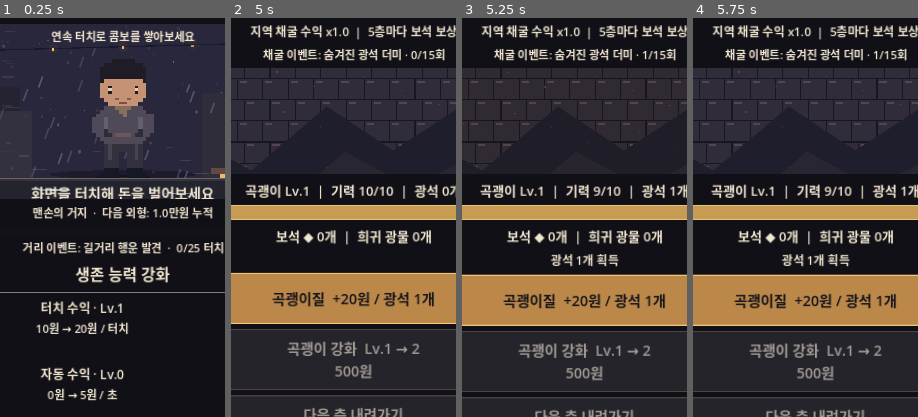
Above: before the commit, frames 1-4 (left to right).
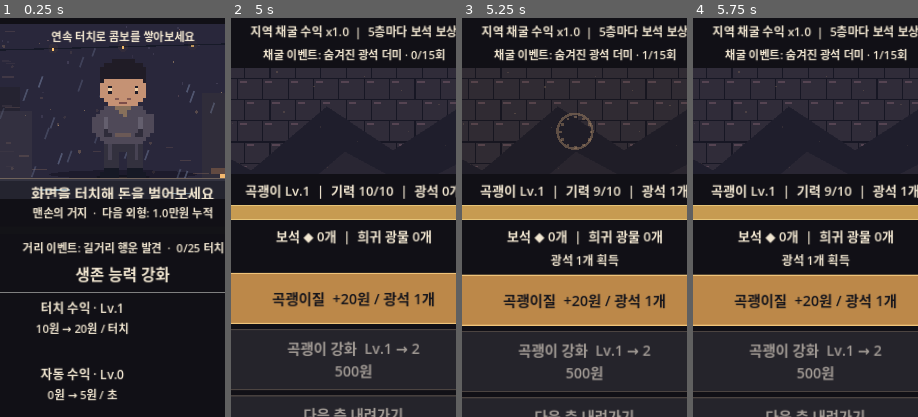
Above: after the commit, the same moments.

Repository: sungpil987/BottomLife-Reborn
Game: Godot game, scene res://scenes/Main.tscn
Two runs of this game, one before a commit and one after it. Both use one fixed random seed, a clock stepped at 60 frames per second and the inputs below.
Inputs:
- Up to frame 1 (0.25 s): no input
- Up to frame 2 (5 s): click "거리" at 0.5 s; click "사업" at 1.25 s; click "x1" at 2 s; click "x10" at 2.75 s; click "최대" at 3.5 s; click "광산" at 4.25 s
- Up to frame 3 (5.25 s): click "곡괭이질 +20원 / 광석 1개" at 5 s
- Up to frame 4 (5.75 s): no input
The pictures show only the part of the screen within x 23-73%, y 13-63%; the shares and areas given below are measured in that part.

Frames 1-2 are identical in both runs. In frame 3, 0.4% of the frame differs, in the area x 41-59%, y 23-34%; in frame 4, nothing differs.

Commit message:
v6.6 connect animated crystal cave impact effects to actual mining taps

Diff:
--- a/scripts/main.gd
+++ b/scripts/main.gd
@@ -41,6 +41,7 @@
 var refinery_level: int = 0
 var mine_art: TextureRect
 var mine_effect_layer: Control
+var mine_crystal_overlay: Control
 var mine_flash_tween: Tween
 const MINE_MAX_ENERGY := 10.0
 const BUSINESS_NAMES := ["길거리 노점", "분식 가게", "동네 편의점", "작은 식당", "동네 마트"]
@@ -717,6 +718,8 @@
 		mine_event_flash = true
 	save_game()
 	refresh()
+	if is_instance_valid(mine_crystal_overlay):
+		mine_crystal_overlay.call("strike")
 	play_mine_hit_effect()
 
 func play_mine_hit_effect() -> void:
@@ -876,6 +879,7 @@
 	mineral_overlay.mouse_filter = Control.MOUSE_FILTER_IGNORE
 	mineral_overlay.set("zone", 5 if mine_depth >= 125 else (4 if mine_depth >= 75 else (3 if mine_depth >= 50 else (2 if mine_depth >= 25 else (1 if mine_depth >= 10 else 0)))))
 	stage.add_child(mineral_overlay)
+	mine_crystal_overlay = mineral_overlay
 	mine_effect_layer = Control.new()
 	mine_effect_layer.set_anchors_and_offsets_preset(Control.PRESET_FULL_RECT)
 	mine_effect_layer.mouse_filter = Control.MOUSE_FILTER_IGNORE
@@ -967,6 +971,7 @@
 	mine_energy_bar = null
 	mine_art = null
 	mine_effect_layer = null
+	mine_crystal_overlay = null
 	if hero_idle_tween and hero_idle_tween.is_running():
 		hero_idle_tween.kill()
 	hero_sprite = null
